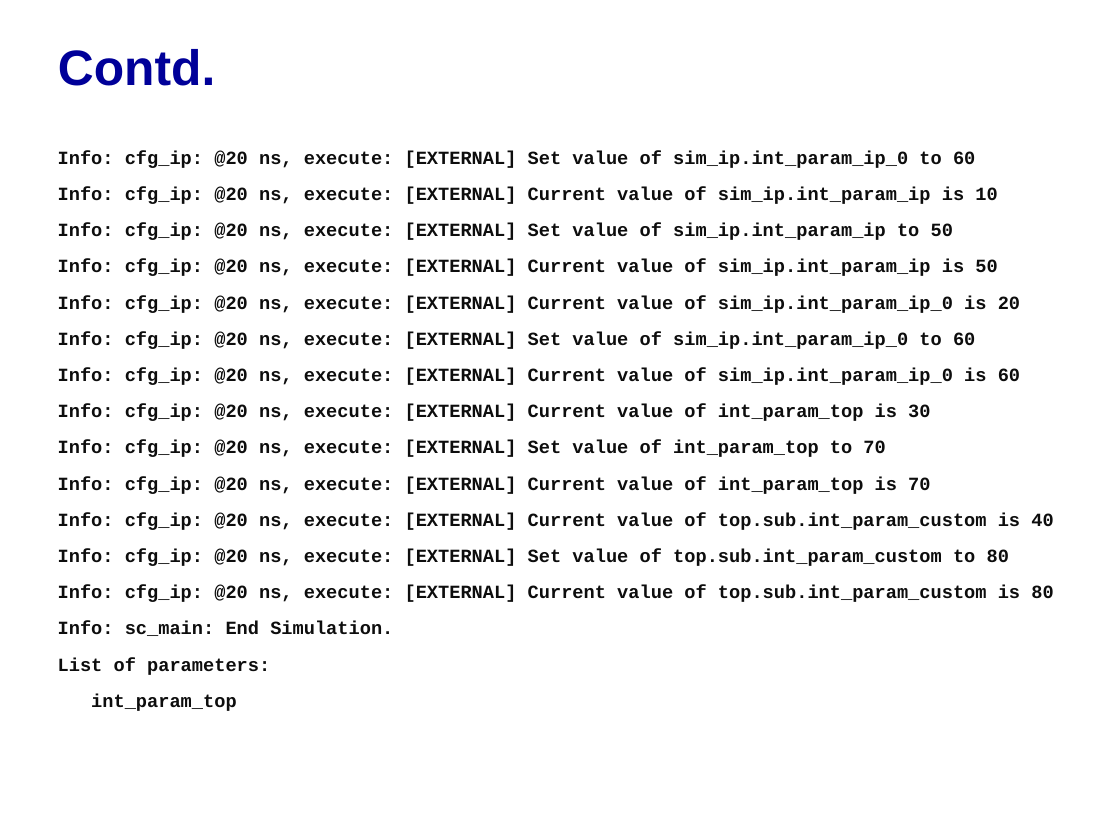
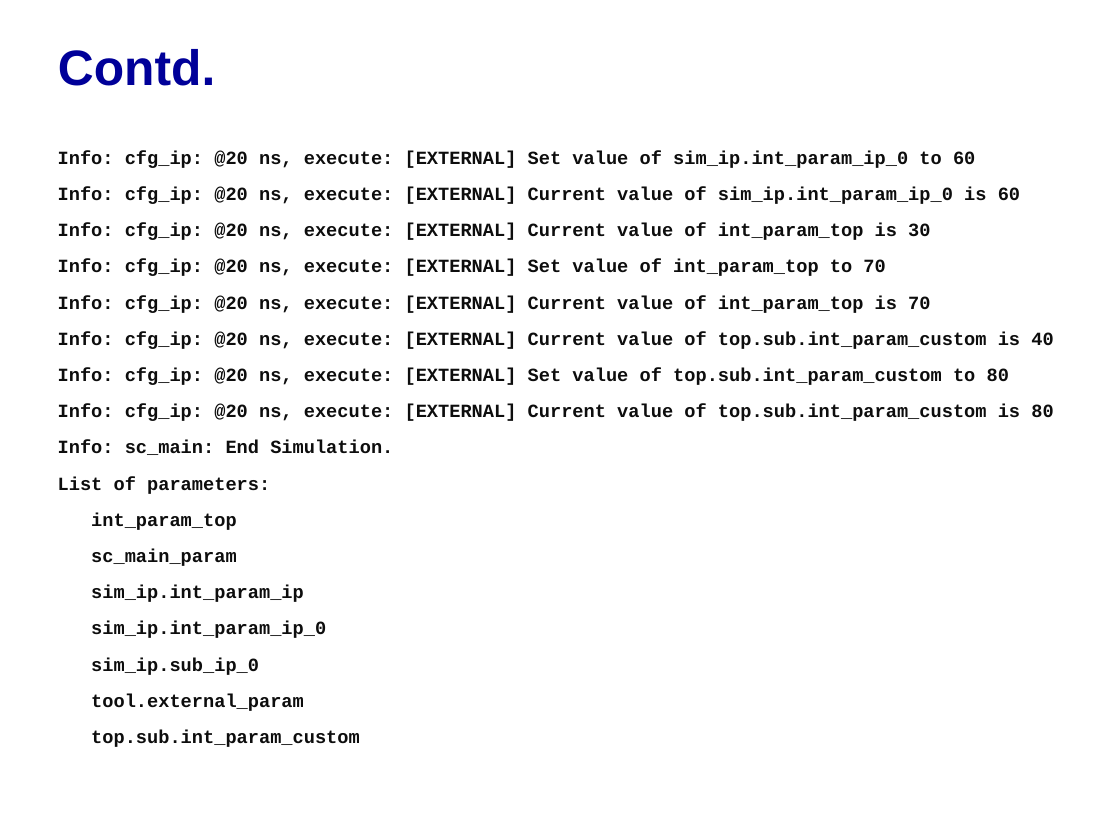
Before and after one commit to accellera-official/cci, a slide deck: slide 6 of examples/ex06_Parameter_Naming/docs/ex06_Parameter_Naming.ppt. Drawn at 1120x840 pixels with LibreOffice and Linux fonts; fonts in the diff are those of the drawing; background and template pictures are left out. Boxes give left, top, right and bottom in pixels: in the first picture for what was removed or moved away, otherwise in the second. Text is boxed around its words. In the diff, an @@ line names an element or a change of style, - is before the commit and + after.

```diff
--- a/examples/ex06_Parameter_Naming/docs/ex06_Parameter_Naming.ppt
+++ b/examples/ex06_Parameter_Naming/docs/ex06_Parameter_Naming.ppt
@@ text at box(58, 151, 1020, 313): paragraphs removed @@
-Info: cfg_ip: @20 ns, execute: [EXTERNAL] Set value of sim_ip.int_param_ip_0 to 60
-Info: cfg_ip: @20 ns, execute: [EXTERNAL] Current value of sim_ip.int_param_ip is 10
-Info: cfg_ip: @20 ns, execute: [EXTERNAL] Set value of sim_ip.int_param_ip to 50
-Info: cfg_ip: @20 ns, execute: [EXTERNAL] Current value of sim_ip.int_param_ip is 50
-Info: cfg_ip: @20 ns, execute: [EXTERNAL] Current value of sim_ip.int_param_ip_0 is 20
@@ text at box(91, 549, 360, 747): paragraphs added @@
+sc_main_param
+sim_ip.int_param_ip
+sim_ip.int_param_ip_0
+sim_ip.sub_ip_0
+tool.external_param
+top.sub.int_param_custom
```
Also in this commit, not shown: 2 other slides changed, 11 other files.
